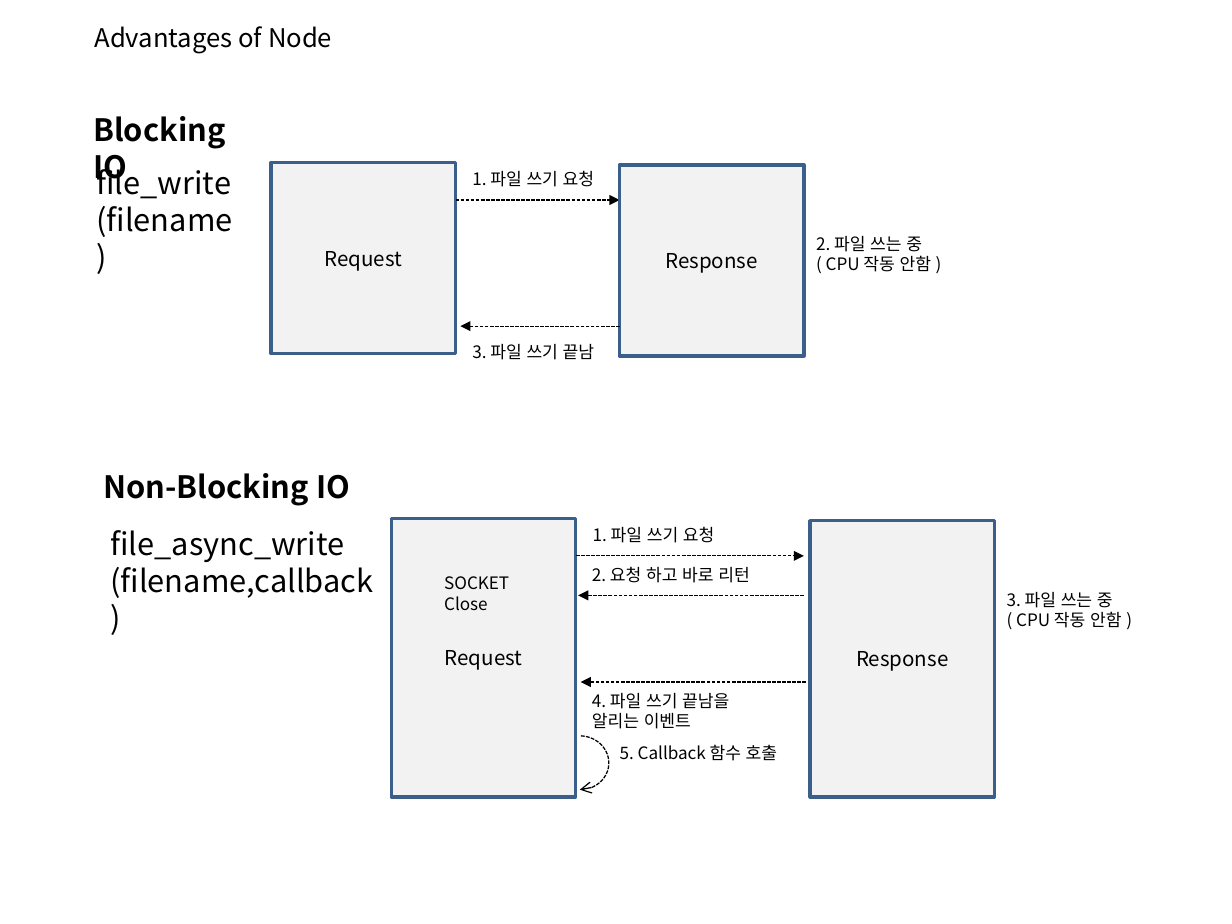
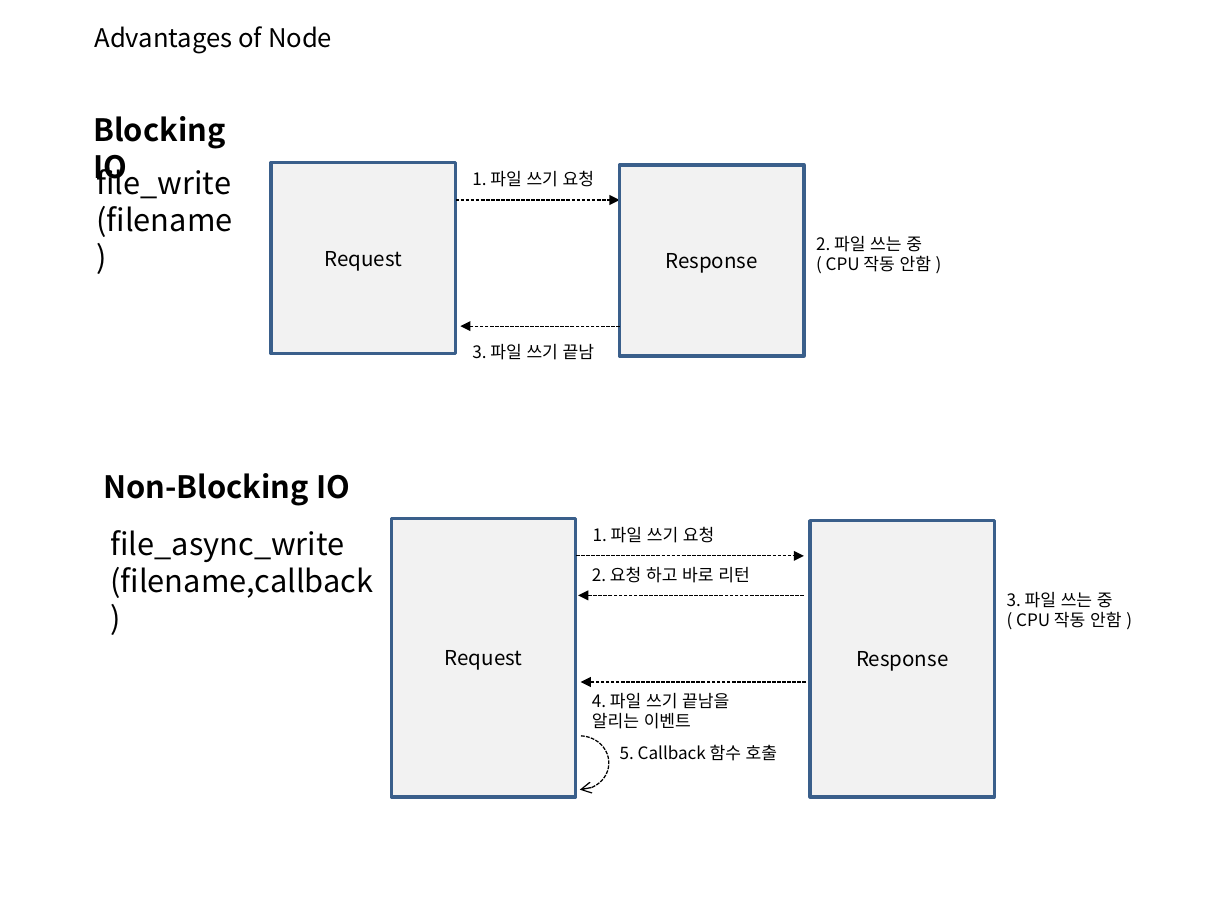
Before and after one commit to zipdrv85/vueStudy, a slide deck: slide 5 of doc/3주차 스터디 NODE.pptx. Drawn at 1232x924 pixels with LibreOffice and Linux fonts; fonts in the diff are those of the drawing; background and template pictures are left out. Boxes give left, top, right and bottom in pixels: in the first picture for what was removed or moved away, otherwise in the second. Text is boxed around its words. In the diff, an @@ line names an element or a change of style, - is before the commit and + after.

```diff
--- a/doc/3주차 스터디 NODE.pptx
+++ b/doc/3주차 스터디 NODE.pptx
@@ text removed at (444,576,509,611) @@
-SOCKET Close
```
Also in this commit, not shown: 3 other files.
